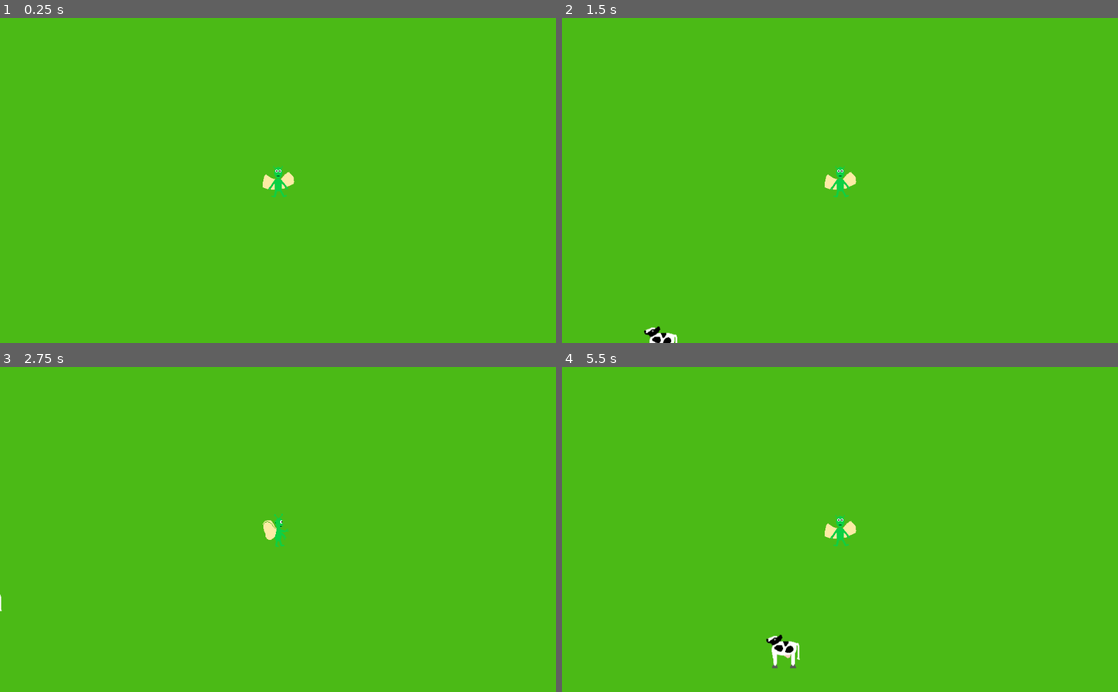
Above: before the commit, frames 1-4 (two rows, left to right).
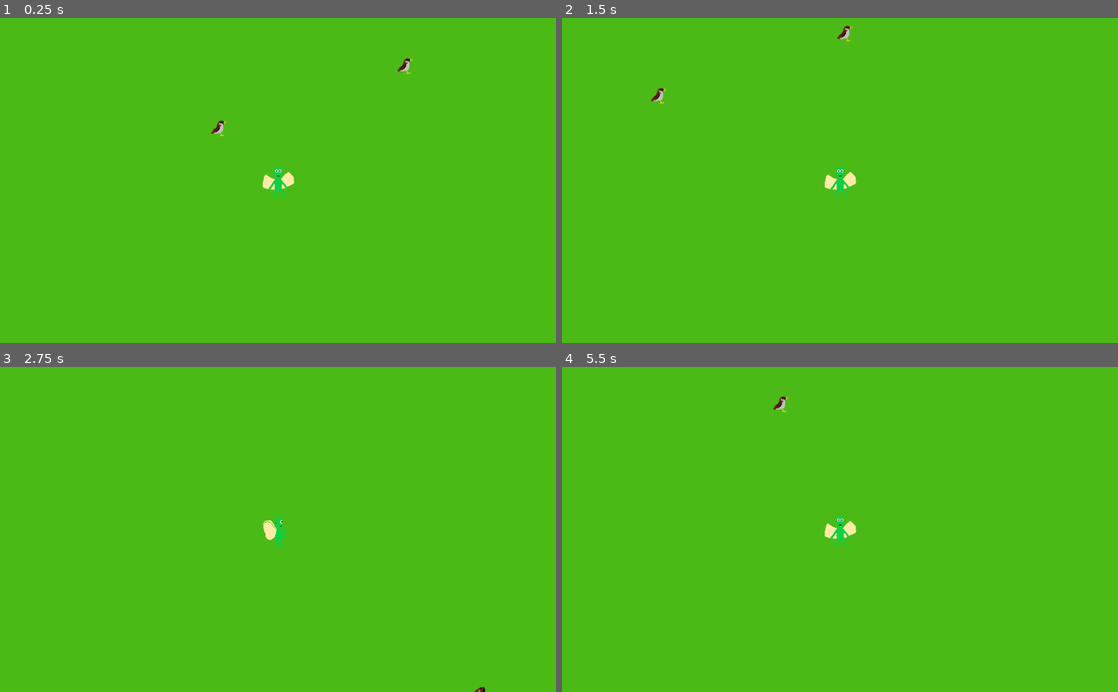
Above: after the commit, the same moments.

Repository: KimMcLelland/FaeQuest
Game: Godot game, scene res://Plains.tscn
Same seed, same stepped clock (60 frames per second), same inputs: the game is played once before the commit and once after it. This scene is started directly instead of the project's main scene.
Inputs:
- Up to frame 1 (0.25 s): no input
- Up to frame 2 (1.5 s): tap Enter at 0.5 s; hold Right (ui_right) 0.53-1.28 s; hold Down (ui_down) from 1.28 s (still down)
- Up to frame 3 (2.75 s): release Down (ui_down) at 2.03 s; hold Right (ui_right) from 2.03 s (still down)
- Up to frame 4 (5.5 s): release Right (ui_right) at 2.78 s; hold Up (ui_up) 2.78-3.53 s; hold Left (ui_left) 3.53-5.03 s; hold Down (ui_down) from 5.03 s (still down)

The runs differ from the first frame. In frame 1, 0.1% of the frame differs, in the area x 38-75%, y 12-37%; in frame 2, 0.3%; in frame 3, less than 0.1%; in frame 4, 0.4%, in the area x 36-43%, y 8-93%.

Commit message:
multiple spawning for animals and plants in plains

Diff:
--- a/Plains.gd
+++ b/Plains.gd
@@ -10,9 +10,23 @@
 func _ready():
 	rng.randomize()
 	cabbage_spawn()
+	cabbage_spawn()
+	cabbage_spawn()
+	cow_spawn()
+	cow_spawn()
 	cow_spawn()
 	horse_spawn()
+	horse_spawn()
+	horse_spawn()
 	butterfly_spawn()
+	butterfly_spawn()
+	butterfly_spawn()
+	butterfly_spawn()
+	butterfly_spawn()
+	bird_spawn()
+	bird_spawn()
+	bird_spawn()
+	bird_spawn()
 	bird_spawn()
 
 
@@ -21,10 +35,18 @@
 #	pass
 
 func cabbage_spawn():
-	var spawn = Cabbage.instance()
-	add_child(spawn)
-	spawn.position.x = rng.randi_range (32, 2016)
-	spawn.position.y = rng.randi_range (32, 1768)
+	var spawn1 = Cabbage.instance()
+	var spawn2 = Cabbage.instance()
+	var spawn3 = Cabbage.instance()
+	add_child(spawn1)
+	spawn1.position.x = rng.randi_range (32, 2016)
+	spawn1.position.y = rng.randi_range (32, 1768)
+	add_child(spawn2)
+	spawn2.position.x = rng.randi_range (spawn1.position.x - 64, spawn1.position.x + 64)
+	spawn2.position.y = rng.randi_range (spawn1.position.y - 64, spawn1.position.y + 64)
+	add_child(spawn3)
+	spawn3.position.x = rng.randi_range (spawn1.position.x - 64, spawn1.position.x + 64)
+	spawn3.position.y = rng.randi_range (spawn1.position.y - 64, spawn1.position.y + 64)
 
 func cow_spawn():
 	var spawn = Cow.instance()
